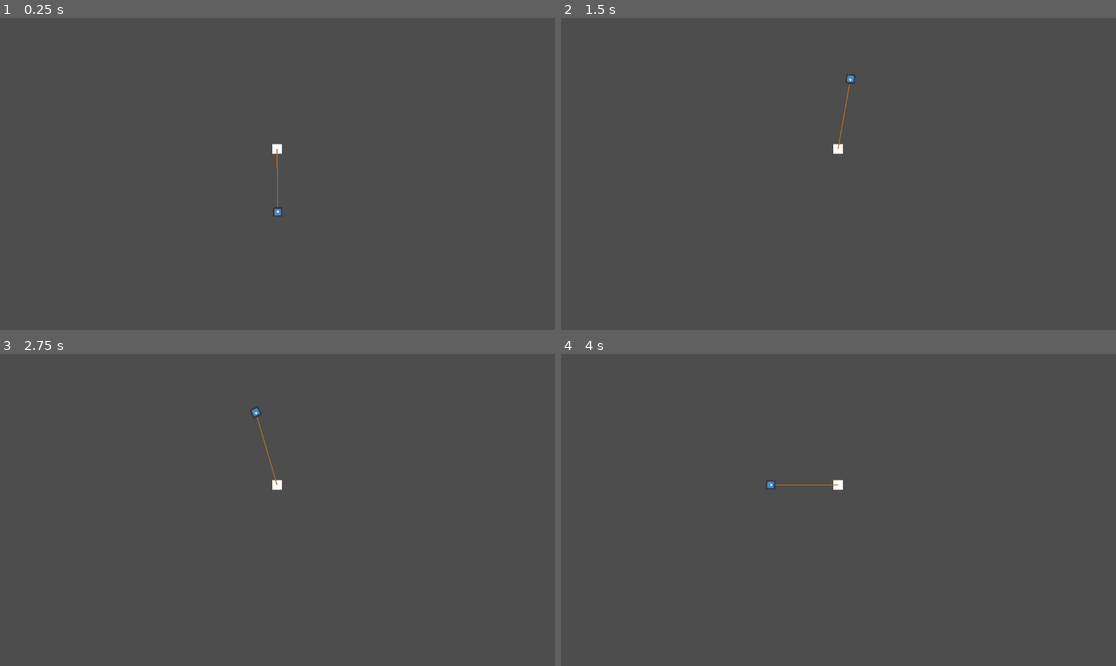
Above: before the commit, frames 1-4 (two rows, left to right).
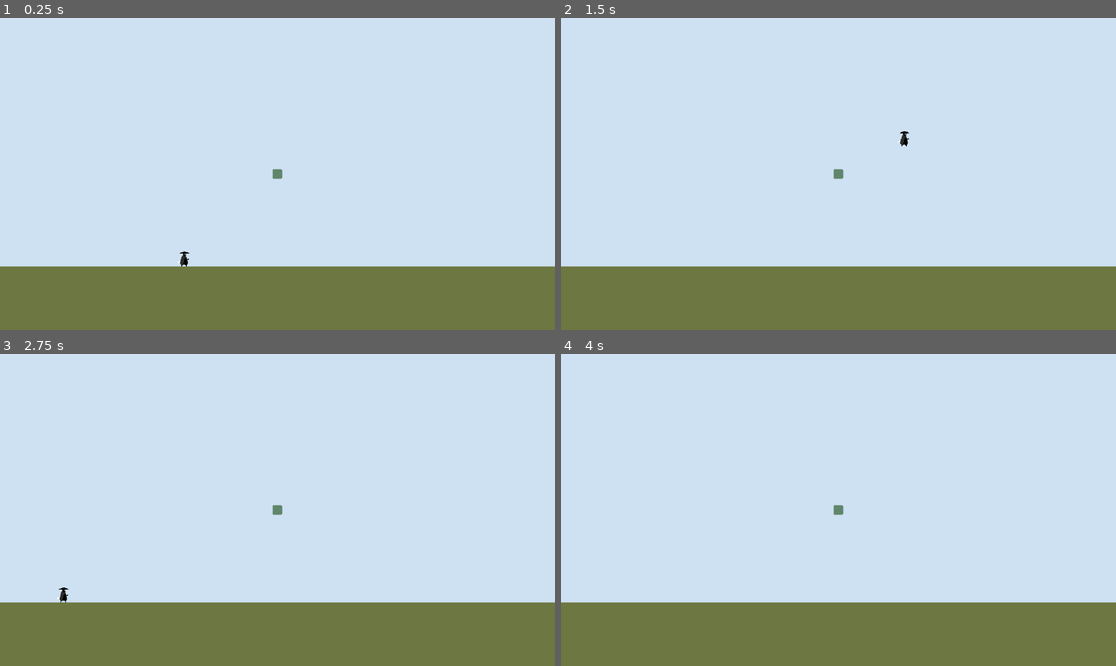
Above: after the commit, the same moments.

Repository: mujtaba-io/godot-grappling-hook
Game: Godot game, scene res://Level/Level.tscn
Same seed, same stepped clock (60 frames per second), same inputs: the game is played once before the commit and once after it. Before the commit the project starts from res://Node2D.tscn. The engine's default icon, where the game draws it, is replaced by a stand-in: a white triangle on a blue panel in a dark square.
Inputs:
- Up to frame 1 (0.25 s): no input
- Up to frame 2 (1.5 s): tap Enter at 0.5 s; hold Right (ui_right) 0.53-1.28 s; tap Home (ui_home) at 0.6, 1.35 s; hold Down (ui_down) from 1.28 s (still down)
- Up to frame 3 (2.75 s): release Down (ui_down) at 2.03 s; hold Right (ui_right) from 2.03 s (still down); tap Home (ui_home) at 2.1 s
- Up to frame 4 (4 s): release Right (ui_right) at 2.78 s; hold Up (ui_up) 2.78-3.53 s; tap Home (ui_home) at 2.85, 3.6 s; hold Left (ui_left) from 3.53 s (still down)

The runs differ from the first frame. In frame 1, 100% of the frame differs, in the area x 0-100%, y 0-100%; in frame 2, 100%; in frame 3, 100%; in frame 4, 100%.

Commit message:
implemented system good enough, stable

Diff:
--- /dev/null
+++ b/Grappling Hook System/GrapplingHookSystem.gd
@@ -0,0 +1,73 @@
+extends Node2D
+
+
+@export var grapple_anchor: StaticBody2D
+@export var player_anchor: RigidBody2D
+@export var rope: Line2D
+
+@export var max_radius: float = 512 # Only attach to things within this radius
+
+
+func _ready():
+	add_to_group("grappling-hook-system")
+	rope.visible = false
+	player_anchor.visible = false
+
+
+# Process to handle player input and swinging
+func _process(delta):
+	if Input.is_action_pressed("ui_right"):
+		# if already moving fasdt, don't move faster
+		if player_anchor.linear_velocity.length() < 400:
+			player_anchor.apply_central_impulse(player_anchor.global_transform.x * 64)  # Push right
+	elif Input.is_action_pressed("ui_left"):
+		if player_anchor.linear_velocity.length() < 400:
+			player_anchor.apply_central_impulse(player_anchor.global_transform.x * -64)  # Push left
+
+	rope.points[0] = $GrappleAnchor.global_position * rope.global_transform
+	rope.points[1] = player_anchor.global_position * rope.global_transform
+
+	for child in player_anchor.get_children():
+		if "position" in child:
+			child.position = Vector2(0,0)
+
+
+
+
+# API - use these functions to interact with grappling hook system
+
+
+# Function to make the plaer a child of player_anchor and make
+# all the things visible and working.
+
+var player_original_parent: Node = null
+
+func attach_player(player: Node2D) -> int:
+	if self.global_position.distance_to(player.global_position) > max_radius or player_original_parent != null:
+		return -1
+	player_original_parent = player.get_parent()
+	player_anchor.position = player.global_position # Set the player_anchor to the player's position
+	player.reparent(player_anchor) # Make the player a child of player_anchor
+	player.position = Vector2.ZERO
+
+	rope.points[0] = $GrappleAnchor.global_position * rope.global_transform
+	rope.points[1] = player_anchor.global_position * rope.global_transform
+
+	rope.visible = true
+	player_anchor.visible = true
+	return 0
+
+
+
+# Function to make the player no longer a child of player_anchor
+# and make all the things invisible and not working.
+
+func detach_player(player: Node2D) -> int:
+	if player_original_parent == null:
+		return -1
+	player.reparent(player_original_parent)
+	player.velocity = player_anchor.linear_velocity # So it continues its momentum
+	player_original_parent = null
+	rope.visible = false
+	player_anchor.visible = false
+	return 0
--- /dev/null
+++ b/Grappling Hook System/GrapplingHookSystem.tscn
@@ -0,0 +1,46 @@
+[gd_scene load_steps=5 format=3 uid="uid://bl8p0qa4xogrc"]
+
+[ext_resource type="Script" path="res://Grappling Hook System/GrapplingHookSystem.gd" id="1_xdd6m"]
+[ext_resource type="Texture2D" uid="uid://bgsoesjwicybu" path="res://assets/chain/chain.png" id="2_rwa5u"]
+
+[sub_resource type="RectangleShape2D" id="RectangleShape2D_60oag"]
+
+[sub_resource type="CircleShape2D" id="CircleShape2D_sk66n"]
+
+[node name="GrapplingHookSystem" type="Node2D" node_paths=PackedStringArray("grapple_anchor", "player_anchor", "rope")]
+script = ExtResource("1_xdd6m")
+grapple_anchor = NodePath("GrappleAnchor")
+player_anchor = NodePath("PlayerAnchor")
+rope = NodePath("Rope")
+
+[node name="GrappleAnchor" type="StaticBody2D" parent="."]
+
+[node name="CollisionShape2D" type="CollisionShape2D" parent="GrappleAnchor"]
+shape = SubResource("RectangleShape2D_60oag")
+
+[node name="Polygon2D" type="Polygon2D" parent="GrappleAnchor"]
+color = Color(0.375984, 0.52938, 0.416358, 1)
+polygon = PackedVector2Array(-8, -10, 8, -10, 10, -8, 10, 8, 8, 10, -8, 10, -10, 8, -10, -8)
+
+[node name="PinJoint2D" type="PinJoint2D" parent="."]
+node_a = NodePath("../GrappleAnchor")
+node_b = NodePath("../PlayerAnchor")
+softness = 1.0
+
+[node name="Rope" type="Line2D" parent="."]
+texture_filter = 3
+texture_repeat = 2
+points = PackedVector2Array(0, 0, 0, 113.525)
+width = 4.0
+texture = ExtResource("2_rwa5u")
+texture_mode = 1
+
+[node name="PlayerAnchor" type="RigidBody2D" parent="."]
+position = Vector2(0, 113)
+collision_layer = 0
+collision_mask = 0
+gravity_scale = 3.0
+linear_damp = 0.1
+
+[node name="CollisionShape2D" type="CollisionShape2D" parent="PlayerAnchor"]
+shape = SubResource("CircleShape2D_sk66n")
--- /dev/null
+++ b/Level/Level.tscn
@@ -0,0 +1,33 @@
+[gd_scene load_steps=4 format=3 uid="uid://diq10y5jkoh7p"]
+
+[ext_resource type="PackedScene" uid="uid://bl8p0qa4xogrc" path="res://Grappling Hook System/GrapplingHookSystem.tscn" id="1_jrn2p"]
+[ext_resource type="PackedScene" uid="uid://cb3r6lmo02u26" path="res://Player/Player.tscn" id="2_iqvou"]
+
+[sub_resource type="RectangleShape2D" id="RectangleShape2D_kmd47"]
+size = Vector2(2048, 493)
+
+[node name="Level" type="Node2D"]
+
+[node name="ColorRect" type="ColorRect" parent="."]
+offset_left = -1312.0
+offset_top = -1040.0
+offset_right = 968.0
+offset_bottom = 856.0
+color = Color(0.806729, 0.880256, 0.947063, 1)
+
+[node name="GrapplingHookSystem" parent="." instance=ExtResource("1_jrn2p")]
+
+[node name="Camera2D" type="Camera2D" parent="."]
+
+[node name="Player" parent="." instance=ExtResource("2_iqvou")]
+position = Vector2(-194, 171)
+
+[node name="StaticBody2D" type="StaticBody2D" parent="."]
+
+[node name="CollisionShape2D" type="CollisionShape2D" parent="StaticBody2D"]
+position = Vector2(-112, 441.5)
+shape = SubResource("RectangleShape2D_kmd47")
+
+[node name="Polygon2D" type="Polygon2D" parent="StaticBody2D"]
+color = Color(0.425219, 0.468696, 0.25679, 1)
+polygon = PackedVector2Array(-1136, 192, 904, 192, 912, 680, -1120, 680)
--- a/Node2D.tscn
+++ /dev/null
@@ -1,42 +0,0 @@
-[gd_scene load_steps=5 format=3 uid="uid://bl8p0qa4xogrc"]
-
-[ext_resource type="Texture2D" uid="uid://dojoh5r8nsbm4" path="res://icon.svg" id="1_jia58"]
-[ext_resource type="Script" path="res://node_2d.gd" id="1_reuu3"]
-
-[sub_resource type="RectangleShape2D" id="RectangleShape2D_60oag"]
-
-[sub_resource type="CircleShape2D" id="CircleShape2D_sk66n"]
-
-[node name="Node2D" type="Node2D"]
-script = ExtResource("1_reuu3")
-
-[node name="PinJoint2D" type="PinJoint2D" parent="."]
-position = Vector2(575, 272)
-node_a = NodePath("../StaticBody2D")
-node_b = NodePath("../Player")
-softness = 1.0
-
-[node name="StaticBody2D" type="StaticBody2D" parent="."]
-position = Vector2(575, 272)
-
-[node name="CollisionShape2D" type="CollisionShape2D" parent="StaticBody2D"]
-shape = SubResource("RectangleShape2D_60oag")
-
-[node name="Polygon2D" type="Polygon2D" parent="StaticBody2D"]
-polygon = PackedVector2Array(-10, -10, 10, -10, 10, 10, -10, 10)
-
-[node name="Rope" type="Line2D" parent="."]
-position = Vector2(575, 272)
-points = PackedVector2Array(0, 0, 0, 129)
-width = 2.0
-default_color = Color(0.658427, 0.427228, 0.180666, 1)
-
-[node name="Player" type="RigidBody2D" parent="."]
-position = Vector2(577, 402)
-
-[node name="CollisionShape2D" type="CollisionShape2D" parent="Player"]
-shape = SubResource("CircleShape2D_sk66n")
-
-[node name="Sprite2D" type="Sprite2D" parent="Player"]
-scale = Vector2(0.148438, 0.15625)
-texture = ExtResource("1_jia58")
--- /dev/null
+++ b/Player/Player.gd
@@ -0,0 +1,43 @@
+extends CharacterBody2D
+
+
+var is_grappling: bool = false
+
+func _process(delta):
+	# Just move the player left and right or top bottom (simple player motion)
+
+	# Add damping to the player's velocity
+	velocity = velocity.lerp(Vector2.ZERO, 0.02)
+
+	if not is_grappling: # Only move player if grappling is not active
+		if Input.is_action_pressed("ui_right"):
+			velocity.x += 100 * delta  # Move right
+		elif Input.is_action_pressed("ui_left"):
+			velocity.x -= 100 * delta  # Move left
+		if Input.is_action_pressed("ui_down"):
+			velocity.y += 100 * delta  # Move down
+		elif Input.is_action_pressed("ui_up"):
+			velocity.y -= 100 * delta  # Move up
+
+		# Add gravity to the player's velocity
+		velocity.y += 1000 * delta
+
+	# Move the player
+	move_and_slide()
+
+	# if player jumps, call attach_player function on all grappling hook systems
+	# so whichever will be in range will attach the player
+	if Input.is_action_just_pressed("ui_home"):
+		for grappling_hook_system in get_tree().get_nodes_in_group("grappling-hook-system"):
+			var success = grappling_hook_system.attach_player(self)
+			if success == 0:
+				is_grappling = true
+				break
+	elif Input.is_action_just_released("ui_home"):
+		for grappling_hook_system in get_tree().get_nodes_in_group("grappling-hook-system"):
+			var success = grappling_hook_system.detach_player(self)
+			if success == 0:
+				is_grappling = false
+				break
+
+	global_rotation = 0 # dont rotate as grappling hook swings
--- /dev/null
+++ b/Player/Player.tscn
@@ -0,0 +1,20 @@
+[gd_scene load_steps=4 format=3 uid="uid://cb3r6lmo02u26"]
+
+[ext_resource type="Script" path="res://Player/Player.gd" id="1_jmueg"]
+[ext_resource type="Texture2D" uid="uid://dgmlgfr7j1r68" path="res://assets/DarkSamuraiAssets/DarkSamurai (64x64).png" id="2_ppsj5"]
+
+[sub_resource type="CircleShape2D" id="CircleShape2D_uab1t"]
+radius = 16.0
+
+[node name="Player" type="CharacterBody2D"]
+script = ExtResource("1_jmueg")
+
+[node name="Sprite2D" type="Sprite2D" parent="."]
+texture_filter = 3
+scale = Vector2(1.112, 1.138)
+texture = ExtResource("2_ppsj5")
+region_enabled = true
+region_rect = Rect2(208, 16, 32, 40)
+
+[node name="CollisionShape2D" type="CollisionShape2D" parent="."]
+shape = SubResource("CircleShape2D_uab1t")
--- a/node_2d.gd
+++ /dev/null
@@ -1,12 +0,0 @@
-extends Node2D
-
-# Process to handle player input and swinging
-func _process(delta):
-	var player = $Player as RigidBody2D
-	if Input.is_action_pressed("ui_right"):
-		player.apply_central_impulse(player.global_transform.x * 100)  # Push right
-	elif Input.is_action_pressed("ui_left"):
-		player.apply_central_impulse(player.global_transform.x * -100)  # Push left
-
-	# $Rope.points[0] = $Rope.to_local($StaticBody2D.global_position)
-	$Rope.points[1] = player.global_position * $Rope.global_transform
--- a/project.godot
+++ b/project.godot
@@ -11,7 +11,7 @@
 [application]
 
 config/name="godot-grappling-hook"
-run/main_scene="res://Node2D.tscn"
+run/main_scene="res://Level/Level.tscn"
 config/features=PackedStringArray("4.3", "GL Compatibility")
 config/icon="res://icon.svg"
 
Renamed: a.txt -> Grappling Hook System/a.txt
Binary file added: assets/DarkSamuraiAssets/DarkSamurai (64x64).png
Not shown, added: assets/DarkSamuraiAssets/DarkSamurai (64x64).png.import
Binary file added: assets/DarkSamuraiAssets/DarkSamurai.aseprite
Not shown, added: assets/DarkSamuraiAssets/a.txt
Not shown, added: assets/chain/a.txt
Binary file added: assets/chain/chain.png
Not shown, added: assets/chain/chain.png.import
Not shown, added: README.md
